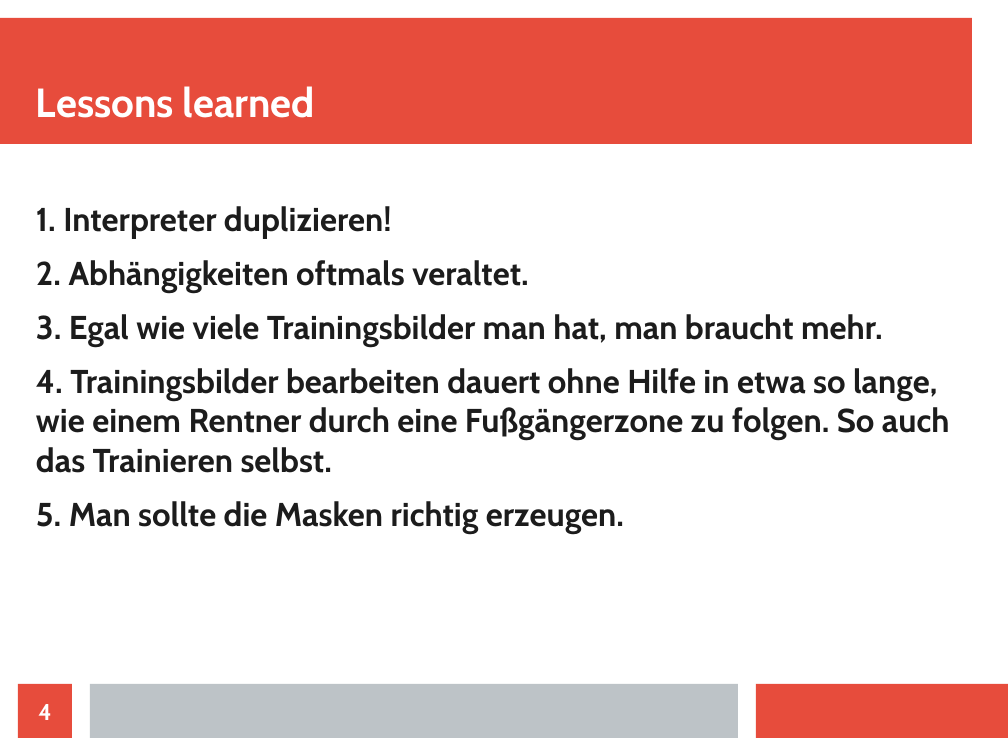
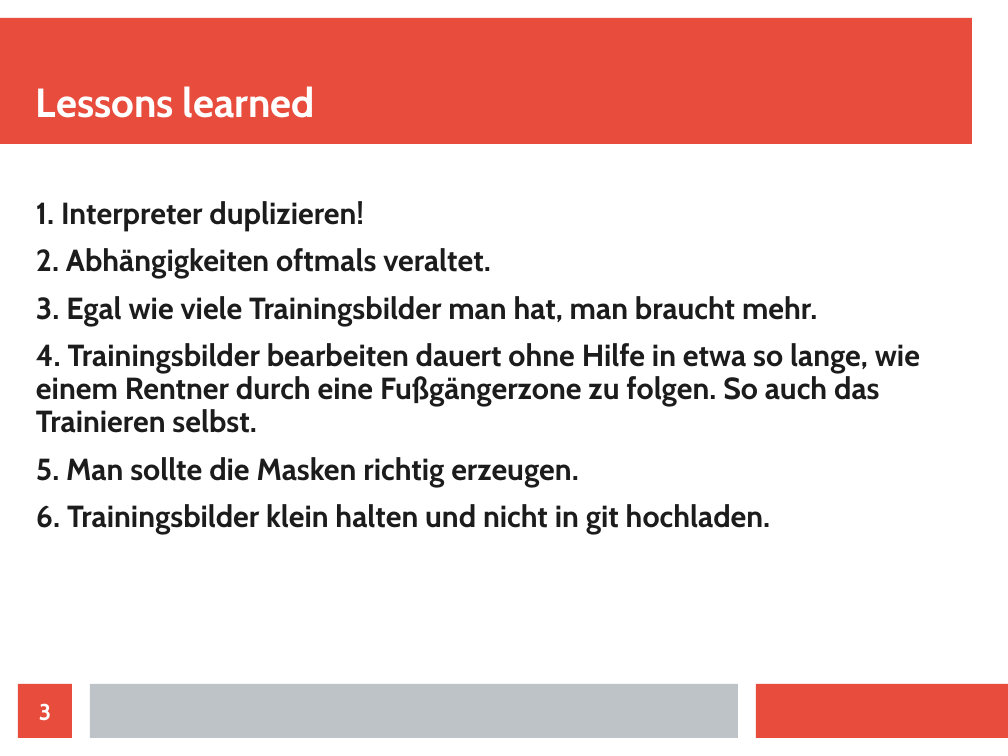
Before and after one commit to albae3333/design_cps, a slide deck: slide 3 of documentation/PVC-Erkennung.odp (slide 4 before the commit). Drawn at 1008x756 pixels with LibreOffice and Linux fonts; fonts in the diff are those of the drawing. Boxes give left, top, right and bottom in pixels: in the first picture for what was removed or moved away, otherwise in the second. Text is boxed around its words. In the diff, an @@ line names an element or a change of style, - is before the commit and + after.

```diff
--- a/documentation/PVC-Erkennung.odp
+++ b/documentation/PVC-Erkennung.odp
@@ text at box(36, 201, 920, 487): size 26 to 24.1 pt in "1. Interpreter duplizieren!", "2. Abhängigkeiten oftmals veraltet.", "3. Egal wie viele Trainingsbilder man hat, ...", "4. Trainingsbilder bearbeiten dauert ohne Hilfe in ..." and 1 more places; line spacing 1 to 0.9 @@
@@ text at box(36, 504, 771, 534): paragraph added @@
+6. Trainingsbilder klein halten und nicht in git hochladen.
@@ page number at box(39, 703, 51, 721): text changed @@
-4
+3
```
Also in this commit, not shown: 2 other slides changed, 1 slide added, 1 slide removed.
